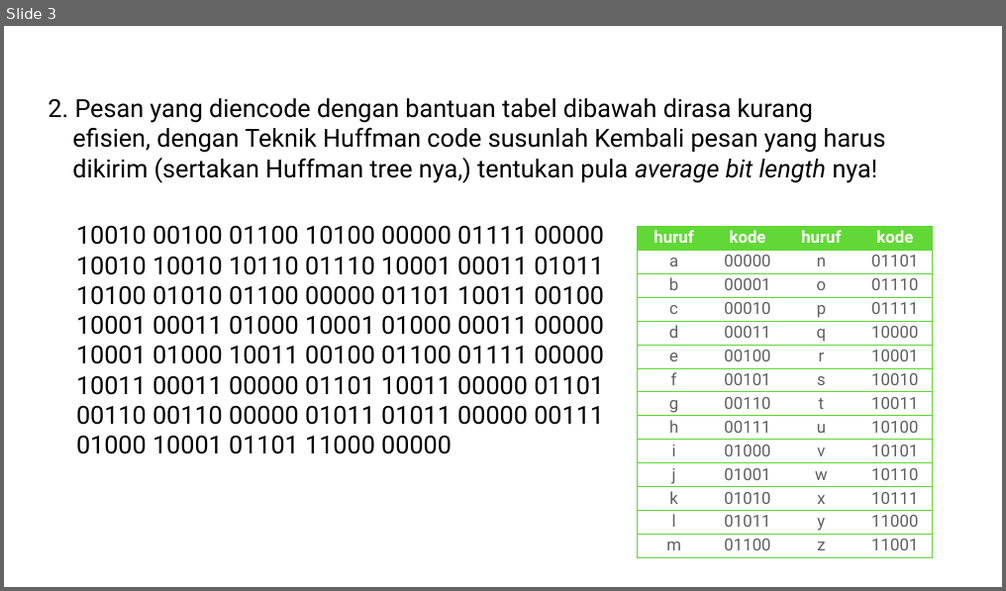
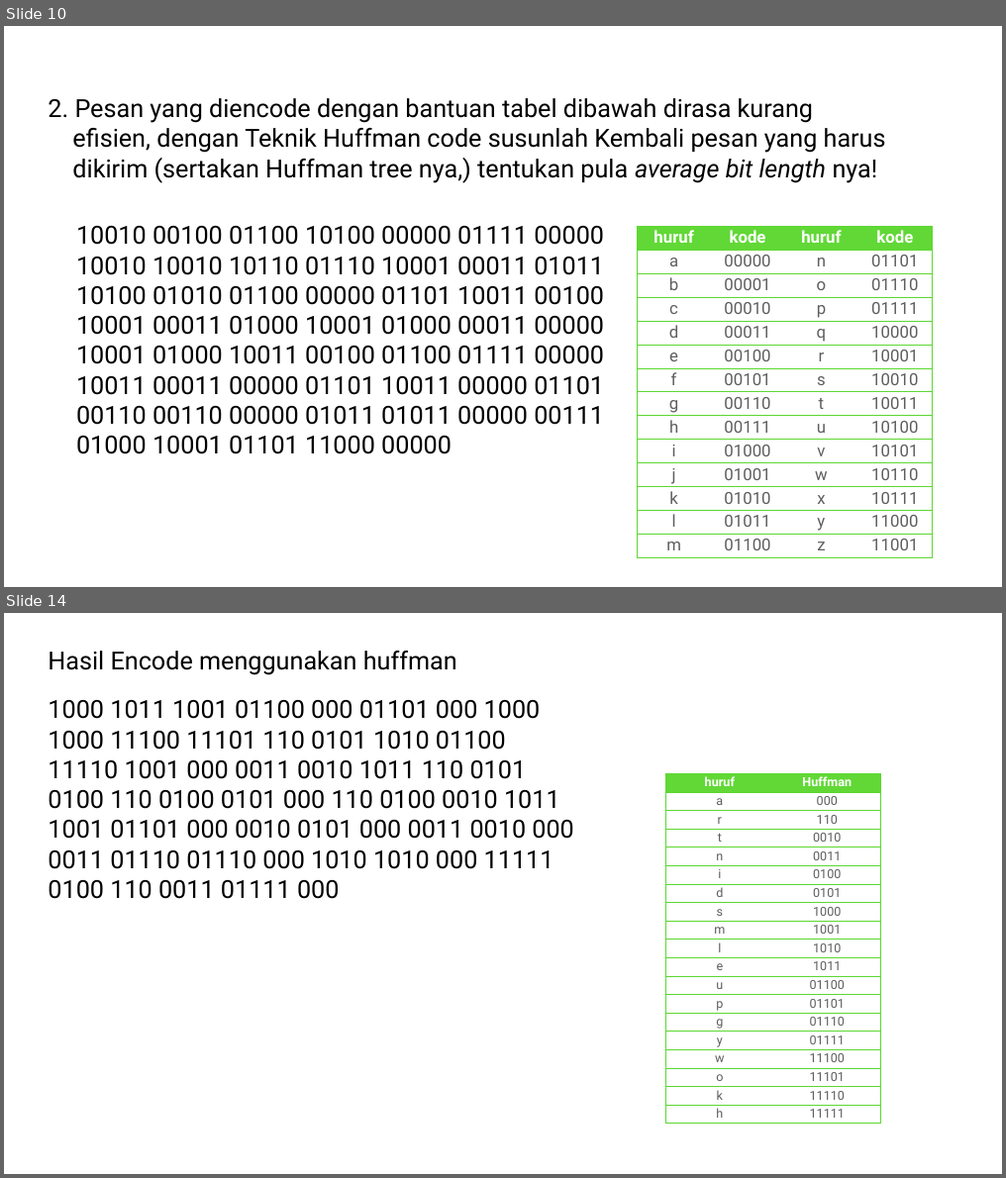
Before and after one commit to HanifHBK/TugasPMC, a slide deck: Latihan 6/implementasi graph dan tree.pptx. Shown one above the other, each under a label of ours: slide 3 before the commit, slides 10 and 14 after it; the slides between them are not shown. The pictures are 1006x591 and 1006x1178 pixels, drawn with LibreOffice and Linux fonts; fonts in the diff are those of the drawing. Boxes give left, top, right and bottom in pixels: in the first picture for what was removed or moved away, otherwise in the second. Text is boxed around its words. In the diff, an @@ line names an element or a change of style, - is before the commit and + after.

```diff
--- a/Latihan 6/implementasi graph dan tree.pptx
+++ b/Latihan 6/implementasi graph dan tree.pptx
@@ slide 14 added at (4, 613, 1002, 1174), background #FFFFFF @@
@@ text added at (48, 651, 457, 675), 48 pt, text #000000 @@
+Hasil Encode menggunakan huffman
@@ text added at (48, 700, 573, 899), 48 pt, text #000000 @@
+1000 1011 1001 01100 000 01101 000 1000 1000 11100 11101 110 0101 1010 01100 11110 1001 000 0011 0010 1011 110 0101 0100 110 0100 0101 000 110 0100 0010 1011 1001 01101 000 0010 0101 000 0011 0010 000 0011 01110 01110 000 1010 1010 000 11111 0100 110 0011 01111 000
@@ table added at (666, 773, 881, 1129), 19 rows, 2 columns @@
+huruf | Huffman
+a | 000
+r | 110
+t | 0010
+n | 0011
+i | 0100
+d | 0101
+s | 1000
+m | 1001
+l | 1010
+e | 1011
+u | 01100
+p | 01101
+g | 01110
+y | 01111
+w | 11100
+o | 11101
+k | 11110
+h | 11111
@@ what was slide 3 is now slide 10 @@
```
Also in this commit, not shown: 1 slide changed, 10 other slides added.
